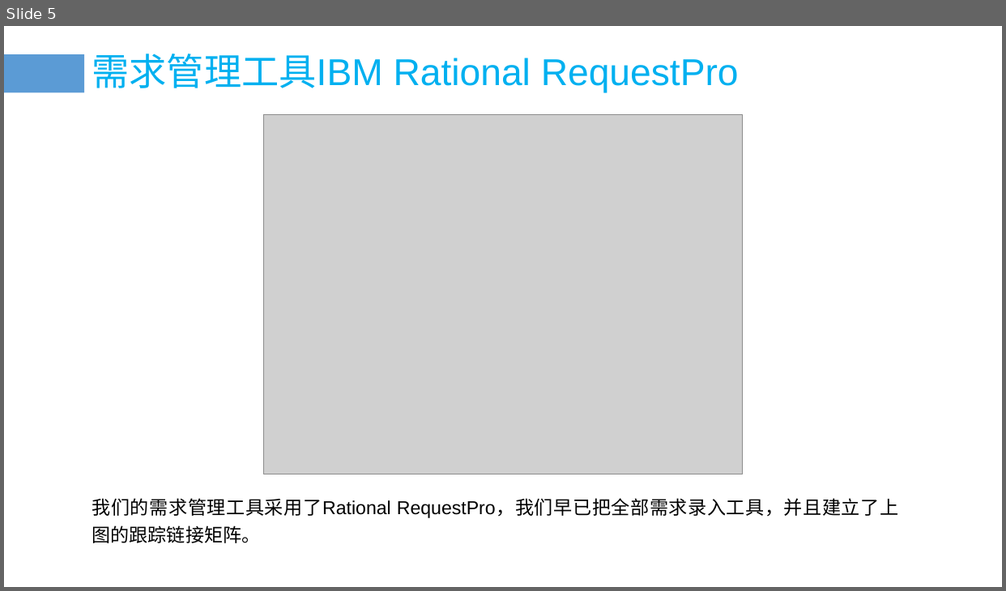
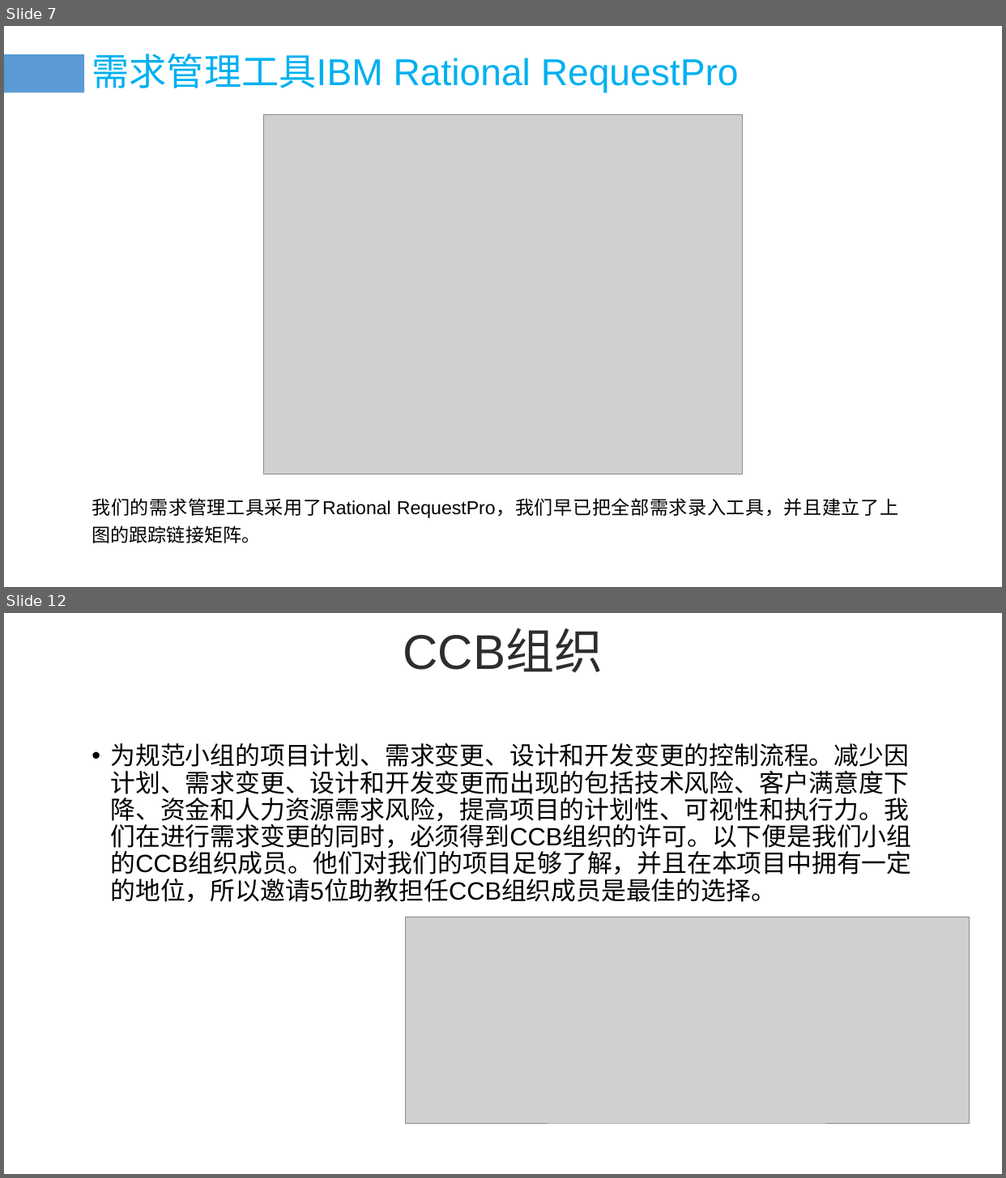
Before and after one commit to PRD-G17/PRD-G17-teamwork, a slide deck: 10后期文档/需求变更评审.pptx. Shown one above the other, each under a label of ours: slide 5 before the commit, slides 7 and 12 after it; the slides between them are not shown. The pictures are 1006x591 and 1006x1178 pixels, drawn with LibreOffice and Linux fonts; fonts in the diff are those of the drawing; grey boxes stand for pictures. Boxes give left, top, right and bottom in pixels: in the first picture for what was removed or moved away, otherwise in the second. Text is boxed around its words. In the diff, an @@ line names an element or a change of style, - is before the commit and + after.

```diff
--- a/10后期文档/需求变更评审.pptx
+++ b/10后期文档/需求变更评审.pptx
@@ slide 12 added at bbox=[4, 613, 1002, 1174], background #FFFFFF @@
@@ text added at bbox=[403, 630, 603, 673], 46.8 pt, text #2C2C2C @@
+CCB组织
@@ text added at bbox=[111, 743, 912, 902], 24 pt, text #000000 @@
+• 为规范小组的项目计划、需求变更、设计和开发变更的控制流程。减少因计划、需求变更、设计和开发变更而出现的包括技术风险、客户满意度下降、资金和人力资源需求风险，提高项目的计划性、可视性和执行力。我们在进行需求变更的同时，必须得到CCB组织的许可。以下便是我们小组的CCB组织成员。他们对我们的项目足够了解，并且在本项目中拥有一定的地位，所以邀请5位助教担任CCB组织成员是最佳的选择。
@@ picture added at bbox=[406, 917, 970, 1123] @@
@@ what was slide 5 is now slide 7 @@
```
Also in this commit, not shown: 7 slides changed, 6 other slides added, 2 slides removed, 21 other files.
